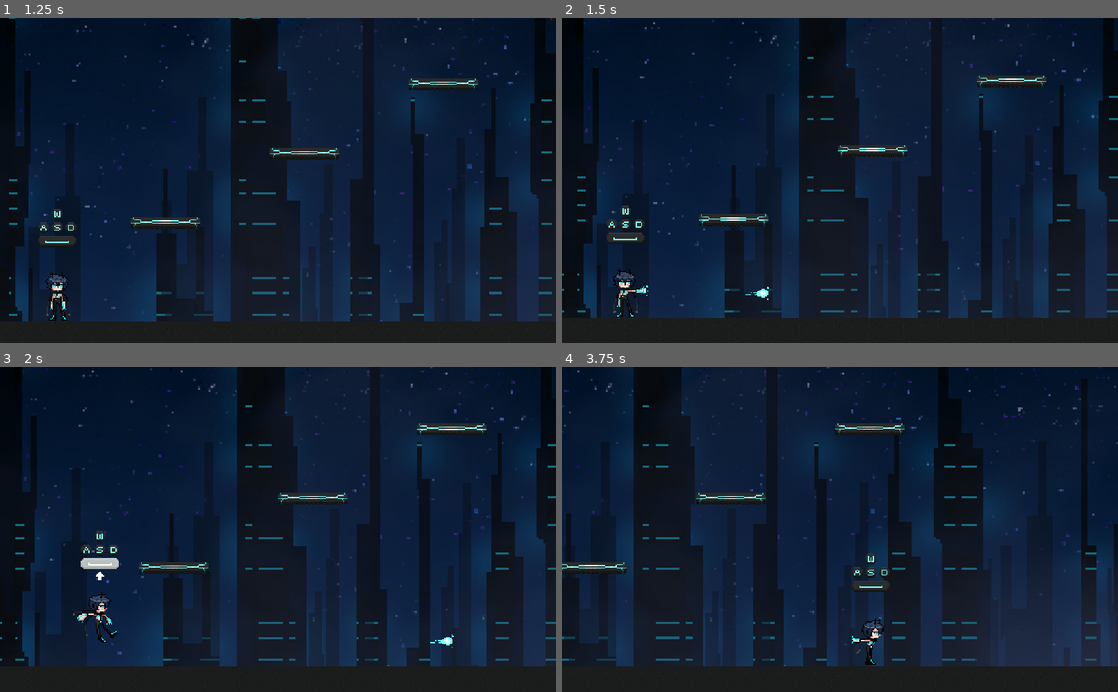
Above: before the commit, frames 1-4 (two rows, left to right).
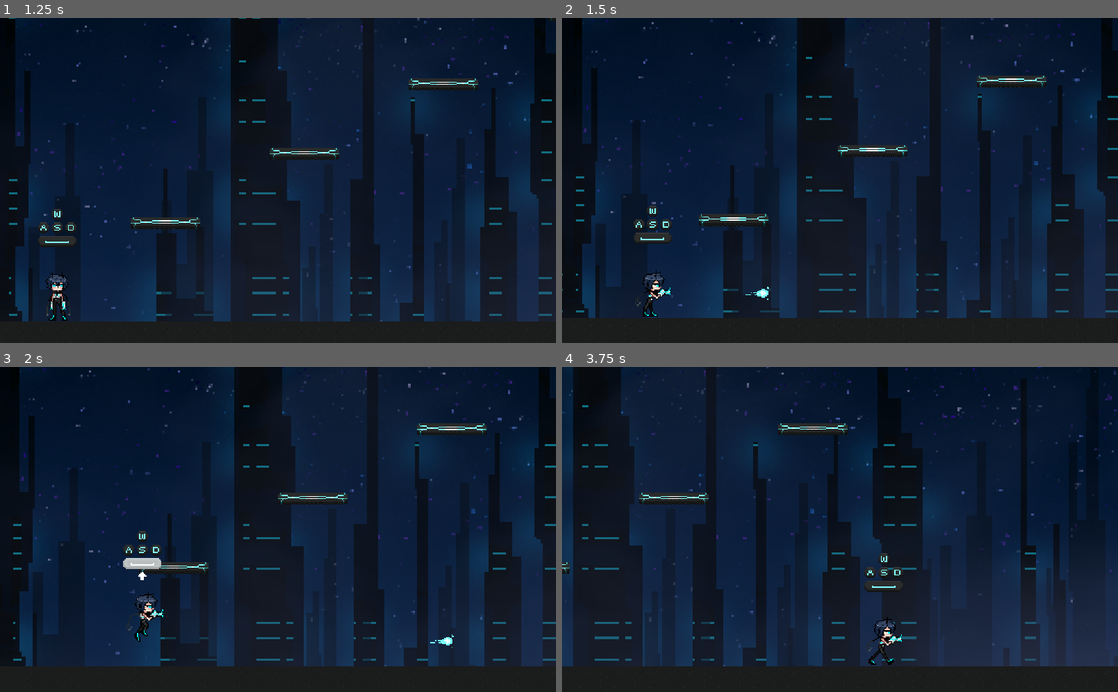
Above: after the commit, the same moments.

Repository: Team-1-Unix-Final-Project/RPi-Platformer
Game: Godot game, scene res://menus/MainMenu.tscn
Two runs of this game, one before a commit and one after it. Both use one fixed random seed, a clock stepped at 60 frames per second and the inputs below.
Inputs:
- Up to frame 1 (1.25 s): click "Play" at 0.5 s
- Up to frame 2 (1.5 s): tap Enter (shoot) at 1.25 s; hold D (right) from 1.28 s (still down); hold Enter (shoot) from 1.28 s (still down)
- Up to frame 3 (2 s): keep holding D (right); keep holding Enter (shoot); tap Space (jump) at 1.52, 1.82 s; tap Shift (sprint) at 1.55 s
- Up to frame 4 (3.75 s): release Enter (shoot) at 2.03 s; tap Shift (sprint) at 2.1 s; tap Space (jump) at 2.27, 2.3, 2.57 s; release D (right) at 2.78 s; hold A (left) 2.78-3.53 s; hold Space (jump) 2.78-3.53 s; tap Enter (shoot) at 3.05 s; hold D (right) from 3.53 s (still down); tap E (interact) at 3.6 s

Frame 1 is identical in both runs. In frame 2, 4.6% of the frame differs, in the area x 0-100%, y 0-93%; in frame 3, 6.8%; in frame 4, 32%.

Commit message:
added shooting anims and shooting state

Diff:
--- a/player/Player.gd
+++ b/player/Player.gd
@@ -20,7 +20,7 @@
 var sts = {"idle":"idle","walk":"walking","sprint":"sprinting","jump":"jumping","fall":"falling","shoot":"shooting"}
 var sprint = false
 var shot = false
-var can_walk = true
+var shooting = false
 
 #------------------------------ ON INSTANCE -----------------------------------#
 func _ready():
@@ -34,17 +34,15 @@
 
 	if Input.is_action_pressed("left"):
 		$AnimatedSprite.scale.x = -1
-		if can_walk:
-			if state == sts.idle && state != sts.walk:
-				set_state(sts.walk)
-			dir.x -= 1
+		if state == sts.idle && state != sts.walk:
+			set_state(sts.walk)
+		dir.x -= 1
 	if Input.is_action_pressed("right"):
 		$AnimatedSprite.scale.x = 1
-		if can_walk:
-			if state == sts.idle && state != sts.walk:
-				set_state(sts.walk)
-			dir.x += 1
-	if !Input.is_action_pressed("left") && !Input.is_action_pressed("right") || Input.is_action_pressed("left") && Input.is_action_pressed("right") || not can_walk && is_on_floor():
+		if state == sts.idle && state != sts.walk:
+			set_state(sts.walk)
+		dir.x += 1
+	if !Input.is_action_pressed("left") && !Input.is_action_pressed("right") || Input.is_action_pressed("left") && Input.is_action_pressed("right"):
 		dir.x = 0
 	if Input.is_action_pressed("down"):
 		#TODO: Sliding stuff
@@ -90,12 +88,12 @@
 
 	################################ SHOOTING ##################################
 	if Input.is_action_pressed("shoot"):
+		shooting = true
+		$ShootTimer.start()
 		if shot == false:
-			can_walk = false
 			shoot()
 			shot = true
 			yield(get_tree().create_timer(FIRE_RATE),"timeout")
-			can_walk = true
 			shot = false
 
 	################################ FRICTION AND ACCEL ########################
@@ -157,12 +155,17 @@
 	get_tree().get_root().add_child(instance)
 
 func play_animation():
-	if shot:
-		$AnimatedSprite.play("shoot")
+	if shooting:
+		if state == sts.walk || state == sts.sprint:
+			$AnimatedSprite.play("runshoot")
+		elif state == sts.jump || state == sts.fall:
+			$AnimatedSprite.play("jumpshoot")
+		elif state == sts.idle:
+			$AnimatedSprite.play("shoot")
+		else:
+			$AnimatedSprite.play("shoot")
 	else:
-		if state == sts.walk:
-			$AnimatedSprite.play("run")
-		elif state == sts.sprint:
+		if state == sts.walk || state == sts.sprint:
 			$AnimatedSprite.play("run")
 		elif state == sts.jump:
 			$AnimatedSprite.play("jump")
@@ -177,3 +180,8 @@
 func sprint_timer():
 	sprint_dir = 0
 	#print("Timer 0")
+
+
+
+func _on_ShootTimer_timeout():
+	shooting = false
--- a/player/Player.tscn
+++ b/player/Player.tscn
@@ -20,10 +20,15 @@
 [ext_resource path="res://Assets/player/run/9.png" type="Texture" id=18]
 [ext_resource path="res://Assets/player/run/10.png" type="Texture" id=19]
 [ext_resource path="res://Assets/player/run/11.png" type="Texture" id=20]
-[ext_resource path="res://Assets/player/shoot/1.png" type="Texture" id=21]
+[ext_resource path="res://Assets/player/jumpshoot/0.png" type="Texture" id=21]
 [ext_resource path="res://Assets/player/shoot/2.png" type="Texture" id=22]
-[ext_resource path="res://Assets/player/shoot/3.png" type="Texture" id=23]
-[ext_resource path="res://Assets/player/shoot/0.png" type="Texture" id=24]
+[ext_resource path="res://Assets/player/runshoot/0.png" type="Texture" id=25]
+[ext_resource path="res://Assets/player/runshoot/1.png" type="Texture" id=26]
+[ext_resource path="res://Assets/player/runshoot/6.png" type="Texture" id=27]
+[ext_resource path="res://Assets/player/runshoot/3.png" type="Texture" id=28]
+[ext_resource path="res://Assets/player/runshoot/5.png" type="Texture" id=29]
+[ext_resource path="res://Assets/player/runshoot/2.png" type="Texture" id=30]
+[ext_resource path="res://Assets/player/runshoot/4.png" type="Texture" id=31]
 
 [sub_resource type="SpriteFrames" id=1]
 animations = [ {
@@ -32,24 +37,34 @@
 "name": "default",
 "speed": 5.0
 }, {
-"frames": [ ExtResource( 24 ), ExtResource( 21 ), ExtResource( 22 ), ExtResource( 23 ) ],
+"frames": [ ExtResource( 5 ), ExtResource( 6 ) ],
 "loop": false,
-"name": "shoot",
-"speed": 80.0
+"name": "jump",
+"speed": 3.0
 }, {
 "frames": [ ExtResource( 7 ), ExtResource( 8 ) ],
 "loop": false,
 "name": "fall",
 "speed": 3.0
 }, {
-"frames": [ ExtResource( 5 ), ExtResource( 6 ) ],
+"frames": [ ExtResource( 22 ) ],
 "loop": false,
-"name": "jump",
-"speed": 3.0
+"name": "shoot",
+"speed": 5.0
 }, {
 "frames": [ ExtResource( 9 ), ExtResource( 10 ), ExtResource( 11 ), ExtResource( 12 ), ExtResource( 13 ), ExtResource( 14 ), ExtResource( 15 ), ExtResource( 16 ), ExtResource( 17 ), ExtResource( 18 ), ExtResource( 19 ), ExtResource( 20 ) ],
 "loop": true,
 "name": "run",
+"speed": 20.0
+}, {
+"frames": [ ExtResource( 21 ) ],
+"loop": true,
+"name": "jumpshoot",
+"speed": 5.0
+}, {
+"frames": [ ExtResource( 25 ), ExtResource( 26 ), ExtResource( 30 ), ExtResource( 28 ), ExtResource( 31 ), ExtResource( 29 ), ExtResource( 27 ), ExtResource( 29 ), ExtResource( 31 ), ExtResource( 28 ), ExtResource( 30 ), ExtResource( 26 ) ],
+"loop": true,
+"name": "runshoot",
 "speed": 20.0
 } ]
 
@@ -63,7 +78,6 @@
 position = Vector2( -1, 0 )
 frames = SubResource( 1 )
 animation = "shoot"
-frame = 3
 playing = true
 
 [node name="ShotPosition" type="Position2D" parent="AnimatedSprite"]
@@ -75,3 +89,7 @@
 [node name="SprintTimer" type="Timer" parent="."]
 wait_time = 0.1
 one_shot = true
+
+[node name="ShootTimer" type="Timer" parent="."]
+one_shot = true
+[connection signal="timeout" from="ShootTimer" to="." method="_on_ShootTimer_timeout"]
Not shown, changed: export_presets.cfg
Not shown: 1 places in player/Player.tscn that only renumber resources
